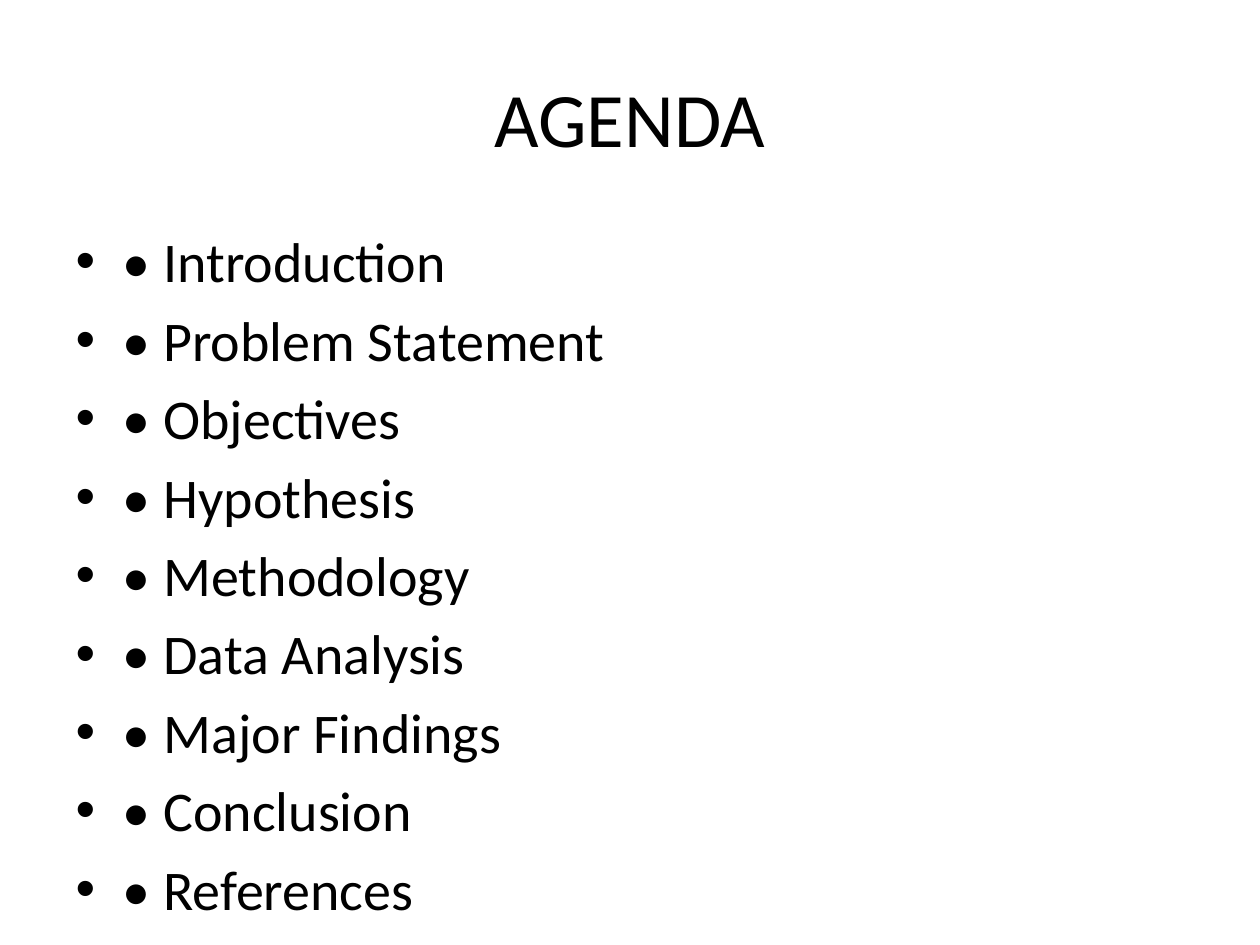
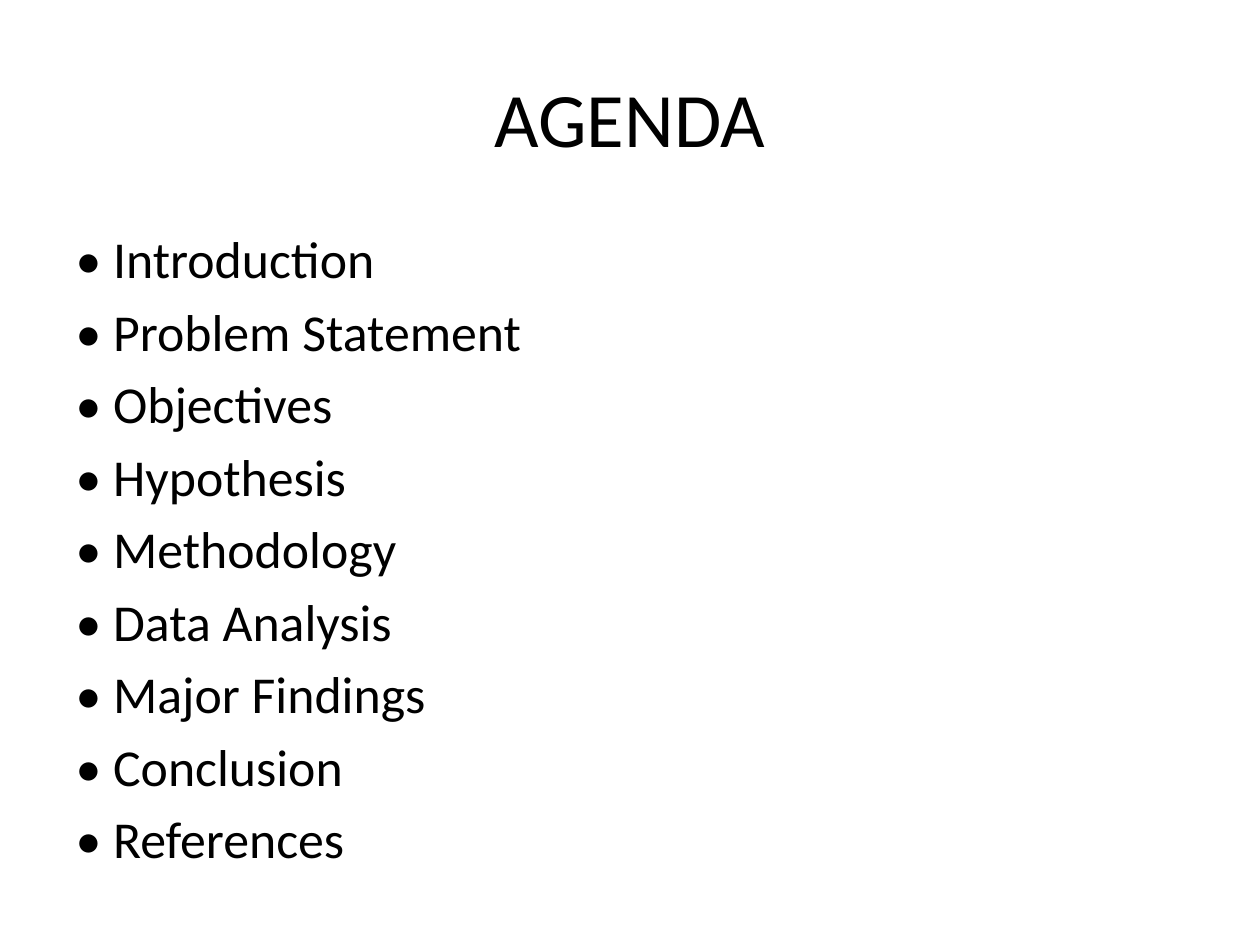
Before and after one commit to MMSHRIKARA/SHRIVATHSA, a slide deck: slide 2 of Viva_Project_Presentation_Shrivathsa.pptx. Drawn at 1260x945 pixels with LibreOffice and Linux fonts; fonts in the diff are those of the drawing. Boxes give left, top, right and bottom in pixels: in the first picture for what was removed or moved away, otherwise in the second. Text is boxed around its words. In the diff, an @@ line names an element or a change of style, - is before the commit and + after.

```diff
--- a/Viva_Project_Presentation_Shrivathsa.pptx
+++ b/Viva_Project_Presentation_Shrivathsa.pptx
@@ text "• Introduction" at [113,242,521,859]: size 32 to 29.6 pt; bullet • to none @@
```
Also in this commit, not shown: 9 other slides changed, 2 slides added, 1 slide removed.
